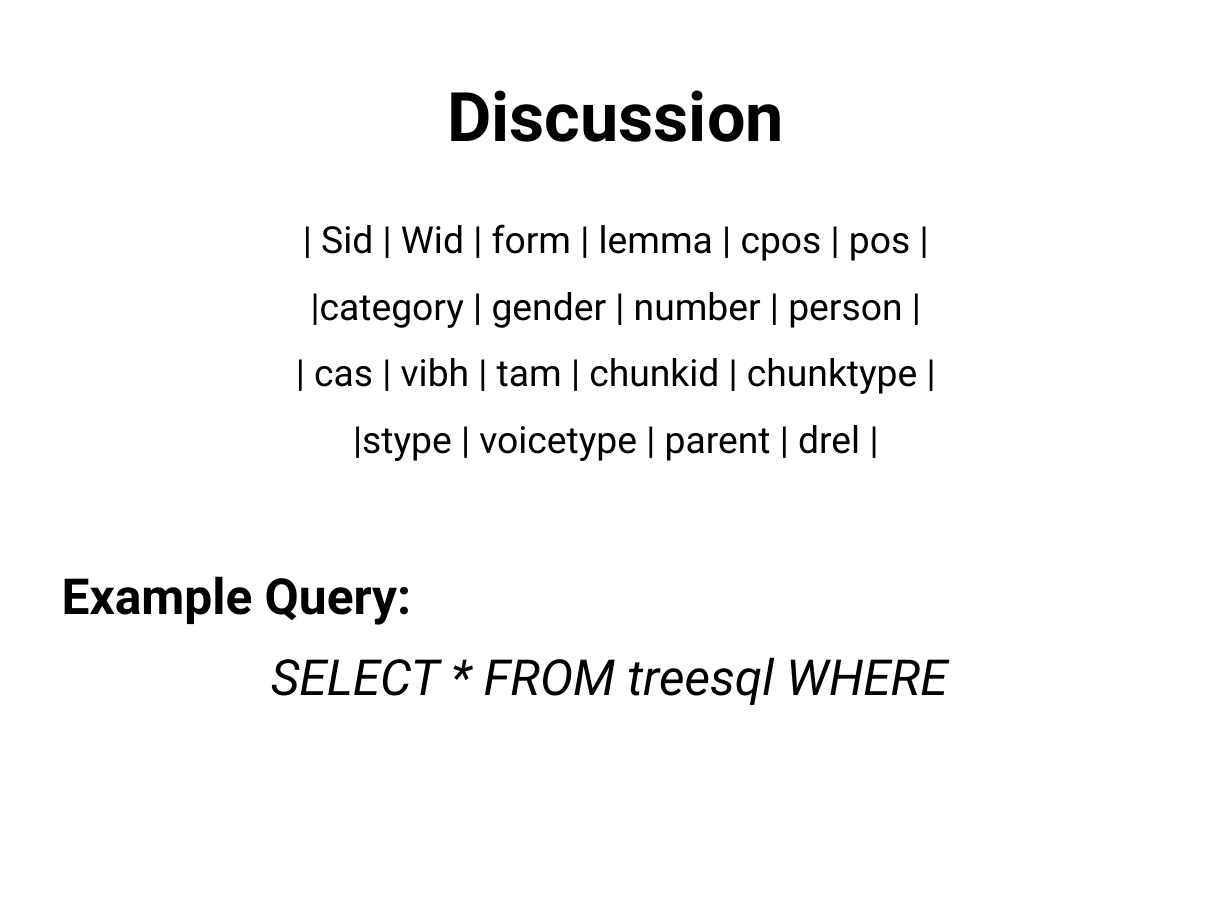
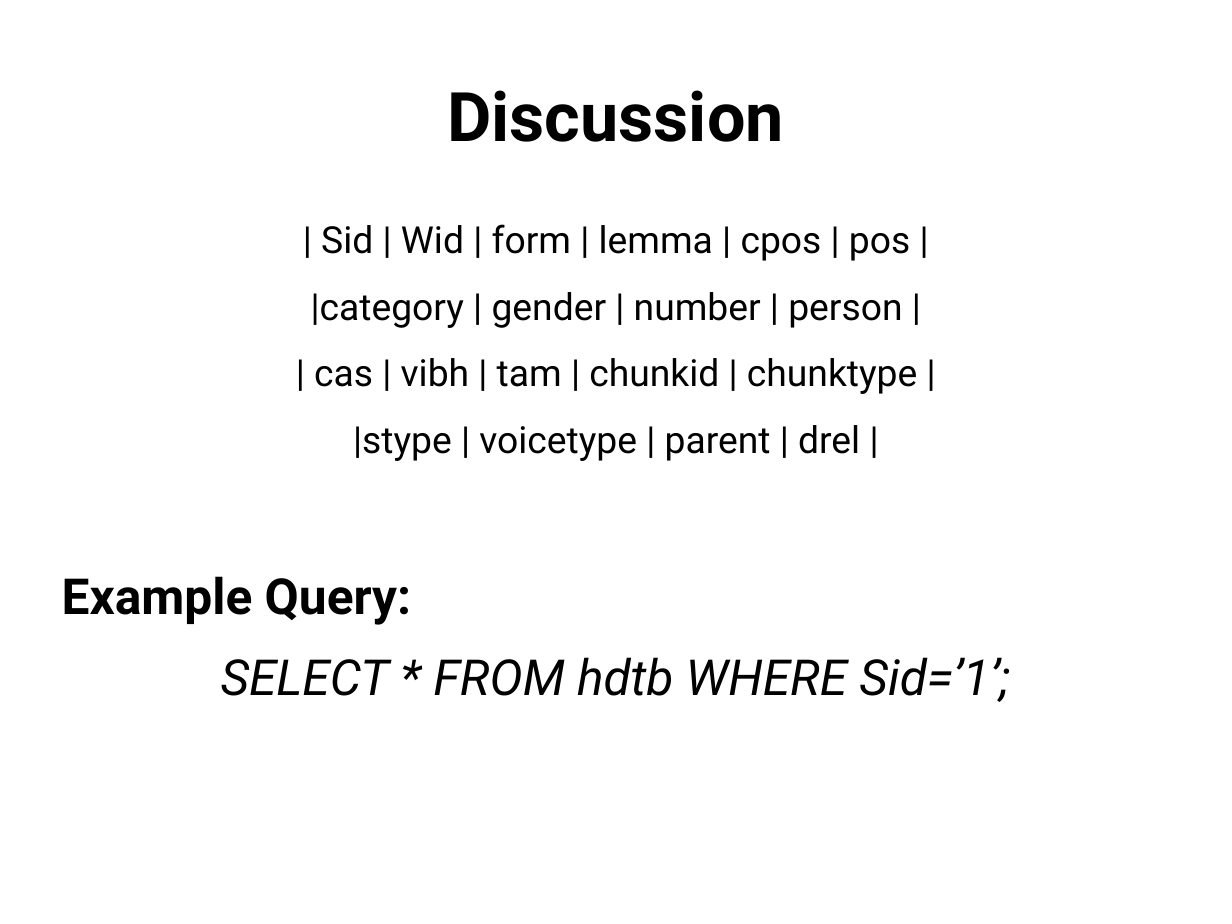
Before and after one commit to IamAdiSri/cl1-proj, a slide deck: slide 7 of lingo_pres/pres.odp. Drawn at 1232x924 pixels with LibreOffice and Linux fonts; fonts in the diff are those of the drawing. Boxes give left, top, right and bottom in pixels: in the first picture for what was removed or moved away, otherwise in the second. Text is boxed around its words. In the diff, an @@ line names an element or a change of style, - is before the commit and + after.

```diff
--- a/lingo_pres/pres.odp
+++ b/lingo_pres/pres.odp
@@ text at bbox=[221, 657, 1010, 702]: text changed @@
-SELECT * FROM treesql WHERE
+SELECT * FROM hdtb WHERE Sid=’1’;
```
Also in this commit, not shown: 2 other slides changed.
